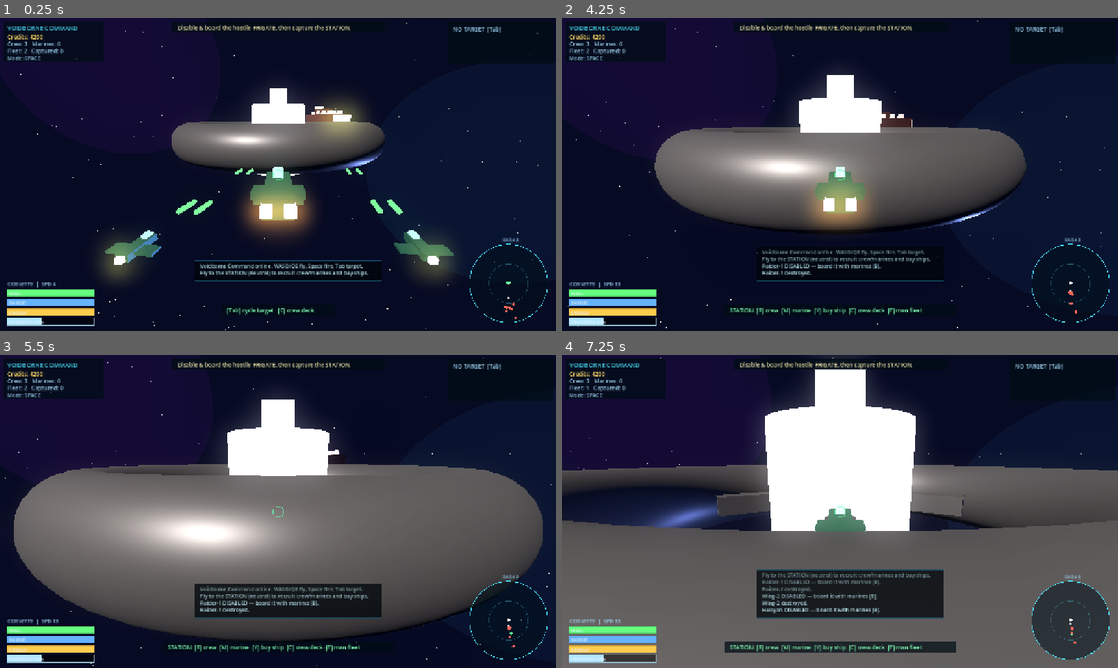
Above: before the commit, frames 1-4 (two rows, left to right).
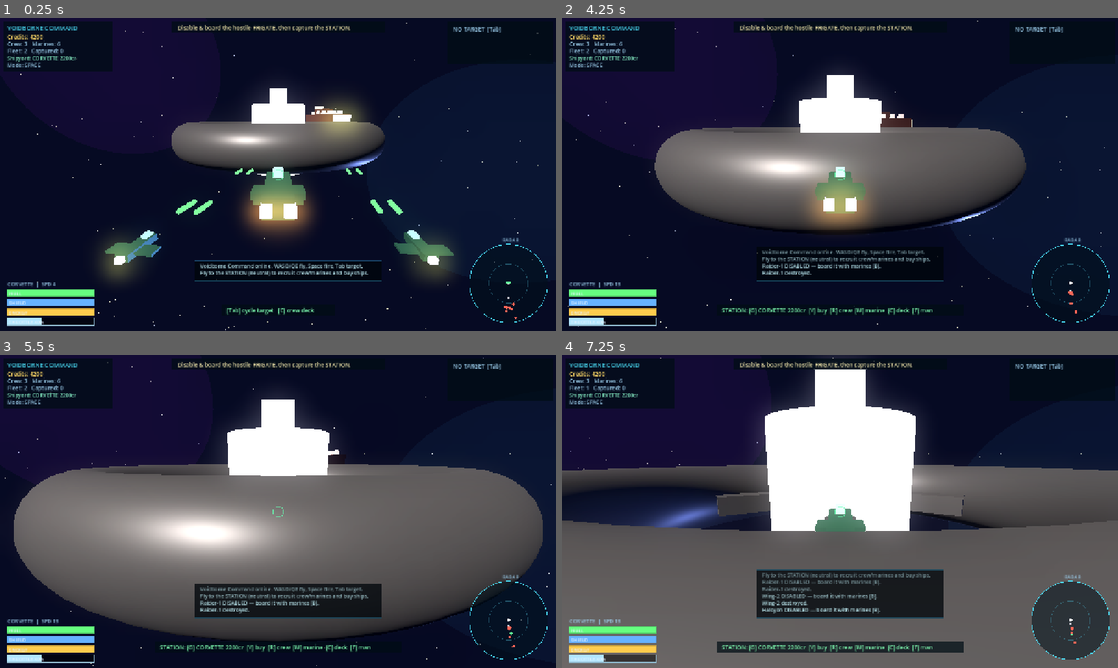
Above: after the commit, the same moments.

Repository: tapkinnu/voidborne-command
Game: Godot game, scene res://scenes/main.tscn
Same seed, same stepped clock (60 frames per second), same inputs: the game is played once before the commit and once after it.
Inputs:
- Up to frame 1 (0.25 s): no input
- Up to frame 2 (4.25 s): no input
- Up to frame 3 (5.5 s): no input
- Up to frame 4 (7.25 s): no input

The runs differ from the first frame. In frame 1, 0.2% of the frame differs, in the area x 1-14%, y 11-16%; in frame 2, 0.6%; in frame 3, 0.6%; in frame 4, 0.7%, in the area x 1-73%, y 11-96%.

Commit message:
feat: add station shipyard selection

Diff:
--- a/project.godot
+++ b/project.godot
@@ -101,6 +101,10 @@
 "deadzone": 0.5,
 "events": [{"type":"key","keycode":89,"unicode":121}]
 }
+cycle_shipyard={
+"deadzone": 0.5,
+"events": [{"type":"key","keycode":71,"unicode":103}]
+}
 follow_toggle={
 "deadzone": 0.5,
 "events": [{"type":"key","keycode":70,"unicode":102}]
--- a/scripts/crew_deck.gd
+++ b/scripts/crew_deck.gd
@@ -22,42 +22,80 @@
 	skin.albedo_color = Color(0.85, 0.7, 0.6)
 	# torso
 	var torso: MeshInstance3D = MeshInstance3D.new()
+	torso.name = "Torso"
 	var tm: CapsuleMesh = CapsuleMesh.new()
-	tm.radius = 0.28
-	tm.height = 1.1
+	tm.radius = 0.32
+	tm.height = 1.18
 	torso.mesh = tm
 	torso.material_override = mat
 	torso.position = Vector3(0, 0.95, 0)
 	h.add_child(torso)
 	# head
 	var head: MeshInstance3D = MeshInstance3D.new()
+	head.name = "Head"
 	var hm: SphereMesh = SphereMesh.new()
-	hm.radius = 0.18
-	hm.height = 0.36
+	hm.radius = 0.23
+	hm.height = 0.46
 	head.mesh = hm
 	head.material_override = skin
-	head.position = Vector3(0, 1.62, 0)
+	head.position = Vector3(0, 1.68, 0)
 	h.add_child(head)
+	# bright face visor so the humanoid reads as a character from the capture camera
+	var visor: MeshInstance3D = MeshInstance3D.new()
+	visor.name = "Visor"
+	var vm: BoxMesh = BoxMesh.new()
+	vm.size = Vector3(0.32, 0.08, 0.04)
+	visor.mesh = vm
+	var vmat: StandardMaterial3D = StandardMaterial3D.new()
+	vmat.albedo_color = Color(0.25, 0.95, 1.0)
+	vmat.emission_enabled = true
+	vmat.emission = Color(0.25, 0.95, 1.0)
+	vmat.emission_energy_multiplier = 2.5
+	visor.material_override = vmat
+	visor.position = Vector3(0, 1.70, -0.20)
+	h.add_child(visor)
 	# legs
-	for sx in [-0.13, 0.13]:
+	for spec in [["LeftLeg", -0.17], ["RightLeg", 0.17]]:
+		var sx: float = float(spec[1])
 		var leg: MeshInstance3D = MeshInstance3D.new()
+		leg.name = String(spec[0])
 		var lm: CapsuleMesh = CapsuleMesh.new()
-		lm.radius = 0.1
-		lm.height = 0.8
+		lm.radius = 0.115
+		lm.height = 0.86
 		leg.mesh = lm
 		leg.material_override = mat
 		leg.position = Vector3(sx, 0.4, 0)
 		h.add_child(leg)
+		var boot: MeshInstance3D = MeshInstance3D.new()
+		boot.name = "%sBoot" % String(spec[0])
+		var bm: BoxMesh = BoxMesh.new()
+		bm.size = Vector3(0.18, 0.10, 0.36)
+		boot.mesh = bm
+		boot.material_override = mat
+		boot.position = Vector3(sx, 0.05, -0.10)
+		h.add_child(boot)
 	# arms
-	for sx2 in [-0.34, 0.34]:
+	for spec2 in [["LeftArm", -0.42, 11.0], ["RightArm", 0.42, -11.0]]:
+		var sx2: float = float(spec2[1])
 		var arm: MeshInstance3D = MeshInstance3D.new()
+		arm.name = String(spec2[0])
 		var am: CapsuleMesh = CapsuleMesh.new()
-		am.radius = 0.08
-		am.height = 0.7
+		am.radius = 0.09
+		am.height = 0.78
 		arm.mesh = am
 		arm.material_override = mat
-		arm.position = Vector3(sx2, 0.95, 0)
+		arm.position = Vector3(sx2, 0.98, -0.02)
+		arm.rotation_degrees.z = float(spec2[2])
 		h.add_child(arm)
+	# small backpack/oxygen block gives the silhouette a readable front/back cue.
+	var pack: MeshInstance3D = MeshInstance3D.new()
+	pack.name = "LifeSupportPack"
+	var pm: BoxMesh = BoxMesh.new()
+	pm.size = Vector3(0.34, 0.42, 0.16)
+	pack.mesh = pm
+	pack.material_override = mat
+	pack.position = Vector3(0, 1.04, 0.23)
+	h.add_child(pack)
 	return h
 
 func build(p_rng: RandomNumberGenerator) -> void:
@@ -122,6 +160,7 @@
 
 	# Captain avatar
 	captain = _build_humanoid(Color(0.4, 1.0, 0.6))
+	captain.scale = Vector3(1.35, 1.35, 1.35)
 	captain.position = Vector3(0, 0, 6)
 	add_child(captain)
 	var beacon: MeshInstance3D = MeshInstance3D.new()
@@ -140,8 +179,9 @@
 
 	# Camera (angled third-person)
 	camera = Camera3D.new()
-	camera.position = Vector3(0, 7, 16)
-	camera.rotation_degrees = Vector3(-22, 0, 0)
+	camera.position = Vector3(0, 6, 13)
+	camera.rotation_degrees = Vector3(-19, 0, 0)
+	camera.fov = 58.0
 	add_child(camera)
 
 	refresh_roster()
@@ -166,6 +206,7 @@
 func _spawn_crew(role: String, idx: int, total: int) -> void:
 	var col: Color = Color(0.42, 0.72, 1.0) if role == "crew" else Color(1.0, 0.5, 0.35)
 	var hh: Node3D = _build_humanoid(col)
+	hh.scale = Vector3(1.28, 1.28, 1.28)
 	var ang: float = float(idx) / float(total) * TAU
 	var home: Vector3 = Vector3(sin(ang) * 7.0, 0, -2.0 + cos(ang) * 4.0)
 	hh.position = home
--- a/scripts/hud.gd
+++ b/scripts/hud.gd
@@ -41,13 +41,14 @@
 	var vp: Vector2 = get_viewport_rect().size
 	var mode: String = String(data.get("mode", "space"))
 
-	# Top-left: economy / fleet
-	draw_rect(Rect2(Vector2(8, 8), Vector2(230, 92)), C_BG, true)
+	# Top-left: economy / fleet / shipyard
+	draw_rect(Rect2(Vector2(8, 8), Vector2(250, 114)), C_BG, true)
 	_txt(Vector2(16, 28), "VOIDBORNE COMMAND", C_LINE, 14)
 	_txt(Vector2(16, 48), "Credits: %d" % int(data.get("credits", 0)), Color(1, 0.85, 0.4), 13)
 	_txt(Vector2(16, 64), "Crew: %d   Marines: %d" % [int(data.get("crew_pool", 0)), int(data.get("marine_pool", 0))], C_DIM, 13)
 	_txt(Vector2(16, 80), "Fleet: %d   Captured: %d" % [int(data.get("fleet_count", 0)), int(data.get("captured", 0))], C_DIM, 13)
-	_txt(Vector2(16, 96), "Mode: %s" % mode.to_upper(), C_DIM, 12)
+	_txt(Vector2(16, 96), "Shipyard: %s %dcr" % [String(data.get("shipyard_class", "corvette")).to_upper(), int(data.get("shipyard_cost", 0))], Color(0.56, 1.0, 0.82), 12)
+	_txt(Vector2(16, 112), "Mode: %s" % mode.to_upper(), C_DIM, 12)
 
 	# Objective (top center)
 	var obj: String = String(data.get("objective", ""))
--- a/scripts/main.gd
+++ b/scripts/main.gd
@@ -38,7 +38,8 @@
 # Economy costs.
 const COST_CREW: int = 120
 const COST_MARINE: int = 180
-const BUY_CLASS: String = "corvette"
+const SHIPYARD_CLASSES: Array = ["corvette", "fighter", "frigate", "capital"]
+var shipyard_index: int = 0
 
 # Capture/demo: when launched for screenshots, the player auto-fights so frames are lively.
 var auto_demo: bool = false
@@ -787,6 +788,8 @@
 		_set_deck_mode(not deck_mode)
 		return
 	var near_station: bool = is_instance_valid(station) and _pdist(station) < 70.0
+	if Input.is_action_just_pressed("cycle_shipyard"):
+		_cycle_shipyard_class(near_station)
 	if Input.is_action_just_pressed("recruit_crew"):
 		_recruit("crew", near_station)
 	if Input.is_action_just_pressed("recruit_marine"):
@@ -795,6 +798,21 @@
 		_buy_ship(near_station)
 	if Input.is_action_just_pressed("follow_toggle"):
 		_toggle_fleet_follow()
+
+func _shipyard_class() -> String:
+	return String(SHIPYARD_CLASSES[shipyard_index % SHIPYARD_CLASSES.size()])
+
+func _shipyard_cost() -> int:
+	return int(Game.class_stat(_shipyard_class(), "value"))
+
+func _cycle_shipyard_class(near_station: bool = true) -> void:
+	if not near_station:
+		_msg("Fly to the STATION to browse the shipyard.")
+		if audio: audio.play("ui_deny")
+		return
+	shipyard_index = (shipyard_index + 1) % SHIPYARD_CLASSES.size()
+	_msg("Shipyard selected: %s (%d cr)." % [_shipyard_class().to_upper(), _shipyard_cost()])
+	if audio: audio.play("ui_recruit")
 
 func _recruit(kind: String, near_station: bool) -> void:
 	if not near_station:
@@ -822,26 +840,27 @@
 		_msg("Fly to the STATION to buy ships.")
 		if audio: audio.play("ui_deny")
 		return
-	var cost: int = int(Game.class_stat(BUY_CLASS, "value"))
+	var buy_class: String = _shipyard_class()
+	var cost: int = _shipyard_cost()
 	if Game.credits < cost:
-		_msg("Not enough credits for a %s (%d)." % [BUY_CLASS, cost])
+		_msg("Not enough credits for a %s (%d)." % [buy_class, cost])
 		if audio: audio.play("ui_deny")
 		return
 	Game.credits -= cost
 	Game.purchased_count += 1
 	var pos: Vector3 = station.global_position + Vector3(rng.randf_range(-14, 14), 6, 18)
-	var s: Node3D = _spawn_ship(BUY_CLASS, "player", "Bought-%d" % Game.purchased_count, pos)
+	var s: Node3D = _spawn_ship(buy_class, "player", "%s-%d" % [buy_class.capitalize(), Game.purchased_count], pos)
 	var need: int = s.crew_needed
 	if Game.crew_pool >= need:
 		Game.crew_pool -= need
 		s.crew_assigned = need
 		s.manned = true
 		s.ai_state = "follow"
-		_msg("Bought %s and assigned %d crew — manned, joins fleet." % [BUY_CLASS, need])
+		_msg("Bought %s and assigned %d crew — manned, joins fleet." % [buy_class, need])
 	else:
 		s.manned = false
 		s.crew_assigned = 0
-		_msg("Bought %s but UNMANNED (needs %d crew)." % [BUY_CLASS, need])
+		_msg("Bought %s but UNMANNED (needs %d crew)." % [buy_class, need])
 	if audio: audio.play("ui_buy")
 
 func _toggle_fleet_follow() -> void:
@@ -903,6 +922,8 @@
 	d["marine_pool"] = Game.marine_pool
 	d["fleet_count"] = _count_fleet()
 	d["captured"] = Game.captured_count
+	d["shipyard_class"] = _shipyard_class()
+	d["shipyard_cost"] = _shipyard_cost()
 	d["objective"] = objective
 	d["messages"] = messages.duplicate()
 	d["capture_demo"] = auto_demo
@@ -958,7 +979,7 @@
 
 func _context_prompt() -> String:
 	if is_instance_valid(station) and _pdist(station) < 70.0:
-		return "STATION: [R] crew  [M] marine  [Y] buy ship  [C] crew deck  [F] man fleet"
+		return "STATION: [G] %s %dcr  [Y] buy  [R] crew  [M] marine  [C] deck  [F] man" % [_shipyard_class().to_upper(), _shipyard_cost()]
 	if is_instance_valid(target) and target.disabled and target.faction != "player":
 		return "[B] board %s with marines" % target.ship_name
 	return "[Tab] cycle target   [C] crew deck"
--- /dev/null
+++ b/tests/test_crew_humanoid_detail.gd
@@ -0,0 +1,44 @@
+extends SceneTree
+# Static in-engine contract for crew/marine avatars: the deck must build actual
+# multi-part humanoids with named anatomy, not anonymous pill markers.
+
+var failed: bool = false
+
+func _fail(msg: String) -> void:
+	push_error(msg)
+	failed = true
+
+func _initialize() -> void:
+	var deck_script: Script = load("res://scripts/crew_deck.gd")
+	if deck_script == null:
+		_fail("crew_deck.gd failed to load")
+		quit(1)
+		return
+	var deck: Node = deck_script.new()
+	var humanoid: Node3D = deck.call("_build_humanoid", Color(0.4, 0.8, 1.0))
+	root.add_child(humanoid)
+
+	for required in ["Torso", "Head", "LeftArm", "RightArm", "LeftLeg", "RightLeg"]:
+		if humanoid.get_node_or_null(required) == null:
+			_fail("humanoid missing named anatomy node: %s" % required)
+
+	if not failed:
+		var left_arm: Node3D = humanoid.get_node("LeftArm")
+		var right_arm: Node3D = humanoid.get_node("RightArm")
+		var left_leg: Node3D = humanoid.get_node("LeftLeg")
+		var right_leg: Node3D = humanoid.get_node("RightLeg")
+		if left_arm.position.x >= -0.25 or right_arm.position.x <= 0.25:
+			_fail("arms are not visibly separated from torso")
+		if left_leg.position.x >= -0.08 or right_leg.position.x <= 0.08:
+			_fail("legs are not visibly separated from torso")
+		if humanoid.get_child_count() < 8:
+			_fail("humanoid needs at least 8 mesh/detail parts for screenshot readability")
+
+	if not failed:
+		print("CREW_HUMANOID_TEST_PASS")
+	if is_instance_valid(humanoid):
+		root.remove_child(humanoid)
+		humanoid.free()
+	if is_instance_valid(deck):
+		deck.free()
+	quit(1 if failed else 0)
--- /dev/null
+++ b/tests/test_shipyard_market.gd
@@ -0,0 +1,81 @@
+extends SceneTree
+# Regression test for the station shipyard market. This test is intentionally
+# SceneTree-based so it can run headless with the same autoloads as the game.
+
+var failed: bool = false
+
+func _fail(msg: String) -> void:
+	push_error(msg)
+	failed = true
+
+func _initialize() -> void:
+	var packed: PackedScene = load("res://scenes/main.tscn")
+	if packed == null:
+		_fail("main.tscn failed to load")
+		quit(1)
+		return
+	var main: Node = packed.instantiate()
+	root.add_child(main)
+	await process_frame
+	await process_frame
+
+	if not main.has_method("_shipyard_class"):
+		_fail("shipyard class accessor missing")
+	if not main.has_method("_shipyard_cost"):
+		_fail("shipyard cost accessor missing")
+	if not main.has_method("_cycle_shipyard_class"):
+		_fail("shipyard class cycling method missing")
+
+	if not failed:
+		var seen: Dictionary = {}
+		for _i in range(6):
+			var cls: String = String(main.call("_shipyard_class"))
+			seen[cls] = true
+			main.call("_cycle_shipyard_class")
+		for required in ["fighter", "corvette", "frigate", "capital"]:
+			if not seen.has(required):
+				_fail("shipyard cycle did not expose class: %s" % required)
+
+	if not failed:
+		# Buy a fighter from the selected market to prove the chosen class, price, crew
+		# assignment, and fleet join path are consumed by live station-economy code.
+		for _i in range(8):
+			if String(main.call("_shipyard_class")) == "fighter":
+				break
+			main.call("_cycle_shipyard_class")
+		if String(main.call("_shipyard_class")) != "fighter":
+			_fail("could not select fighter in shipyard cycle")
+		else:
+			var game: Node = root.get_node_or_null("Game")
+			if game == null:
+				_fail("Game autoload missing in test tree")
+			else:
+				var audio_node: Node = main.get("audio")
+				if audio_node != null:
+					audio_node.set("enabled", false)
+				game.set("credits", 5000)
+				game.set("crew_pool", 3)
+				var before_count: int = main.ships.size()
+				main.call("_buy_ship", true)
+				await process_frame
+				var after_count: int = main.ships.size()
+				if after_count != before_count + 1:
+					_fail("buying selected fighter did not spawn exactly one ship")
+				else:
+					var bought: Node = main.ships[after_count - 1]
+					if String(bought.ship_class) != "fighter":
+						_fail("buying selected fighter spawned %s" % String(bought.ship_class))
+					if not bool(bought.manned):
+						_fail("bought fighter should be manned when crew is available")
+					if String(bought.ai_state) != "follow":
+						_fail("bought manned fighter should join fleet formation")
+					var fighter_cost: int = int(main.call("_shipyard_cost"))
+					if int(game.get("credits")) != 5000 - fighter_cost:
+						_fail("fighter cost was not charged correctly")
+
+	if not failed:
+		print("SHIPYARD_TEST_PASS")
+	if is_instance_valid(main):
+		main.queue_free()
+		await process_frame
+	quit(1 if failed else 0)
Not shown, changed: README.md
Not shown, changed: docs/GDD.md
Not shown, changed: docs/studio/definition_of_done.md
Not shown, changed: tools/validate_build.sh
